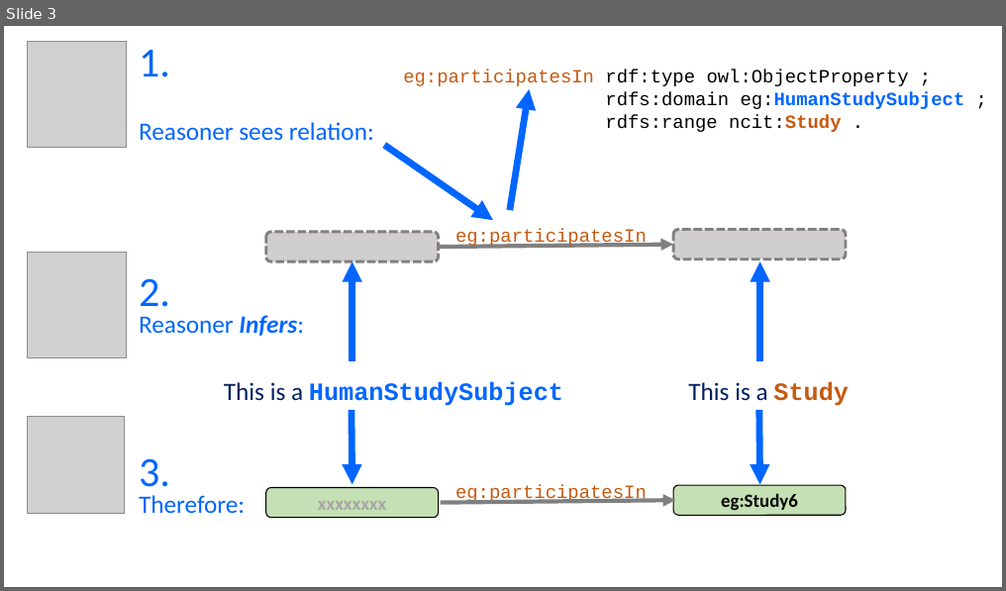
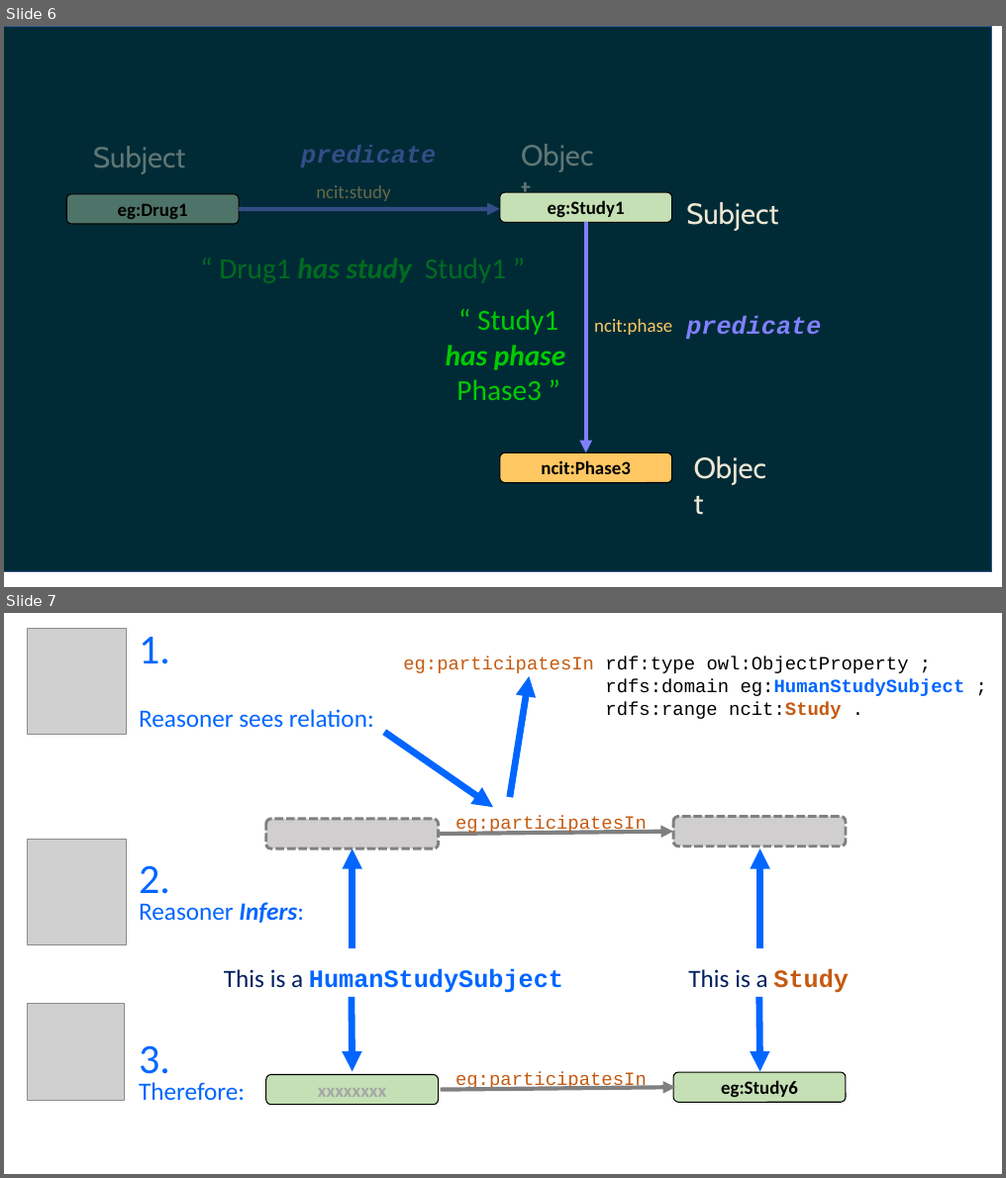
Before and after one commit to phuse-org/LinkedDataWorkshop, a slide deck: EUConnect18/presentation/images/ImagesForPres.pptx. Shown one above the other, each under a label of ours: slide 3 before the commit, slides 6 and 7 after it. The pictures are 1006x591 and 1006x1178 pixels, drawn with LibreOffice and Linux fonts; fonts in the diff are those of the drawing; grey boxes stand for pictures. Boxes give left, top, right and bottom in pixels: in the first picture for what was removed or moved away, otherwise in the second. Text is boxed around its words. In the diff, an @@ line names an element or a change of style, - is before the commit and + after.

```diff
--- a/EUConnect18/presentation/images/ImagesForPres.pptx
+++ b/EUConnect18/presentation/images/ImagesForPres.pptx
@@ slide 6 added at [4, 26, 1002, 587], background #FFFFFF @@
@@ rectangle added at [4, 26, 991, 571], fill #002B36, outline #325491 1 pt @@
@@ text added at [514, 133, 610, 175], 28 pt, text #EEE8D5 at 40% opacity @@
+Object
@@ text added at [93, 146, 185, 174], 28 pt, text #EEE8D5 at 40% opacity @@
+Subject
@@ text added at [301, 145, 436, 168], 24 pt, text #8080FF at 40% opacity, bold, italic @@
+predicate
@@ rounded rectangle added at [67, 194, 239, 224], fill #C5E0B4 at 40% opacity, outline #000000 1 pt, 18 pt, text #000000, bold @@
+eg:Drug1
@@ text added at [316, 185, 390, 201], 18 pt, text #FFC862 at 40% opacity @@
+ncit:study
@@ rounded rectangle added at [500, 192, 672, 222], fill #C5E0B4, outline #000000 1 pt, 18 pt, text #000000, bold @@
+eg:Study1
@@ text added at [686, 202, 778, 231], 28 pt, text #EEE8D5 @@
+Subject
@@ arrow added from (239, 209) to (500, 209), #8080FF 4 pt @@
@@ arrow added from (586, 222) to (586, 454), #8080FF 4 pt @@
@@ rectangle added at [104, 246, 621, 288], fill #002B36 at 20% opacity @@
@@ text added at [446, 309, 565, 400], 28 pt, text #00CC00 @@
+“ Study1
+has phase
+Phase3 ”
@@ text added at [594, 319, 672, 335], 18 pt, text #FFC862 @@
+ncit:phase
@@ text added at [686, 316, 821, 340], 24 pt, text #8080FF, bold, italic @@
+predicate
@@ rounded rectangle added at [500, 454, 672, 483], fill #FFC862, outline #000000 1 pt, 18 pt, text #000000, bold @@
+ncit:Phase3
@@ text added at [687, 447, 782, 489], 28 pt, text #EEE8D5 @@
+Object
@@ what was slide 3 is now slide 7 @@
```
Also in this commit, not shown: 3 slides changed, 2 other slides added, 1 slide removed, 11 other files.
